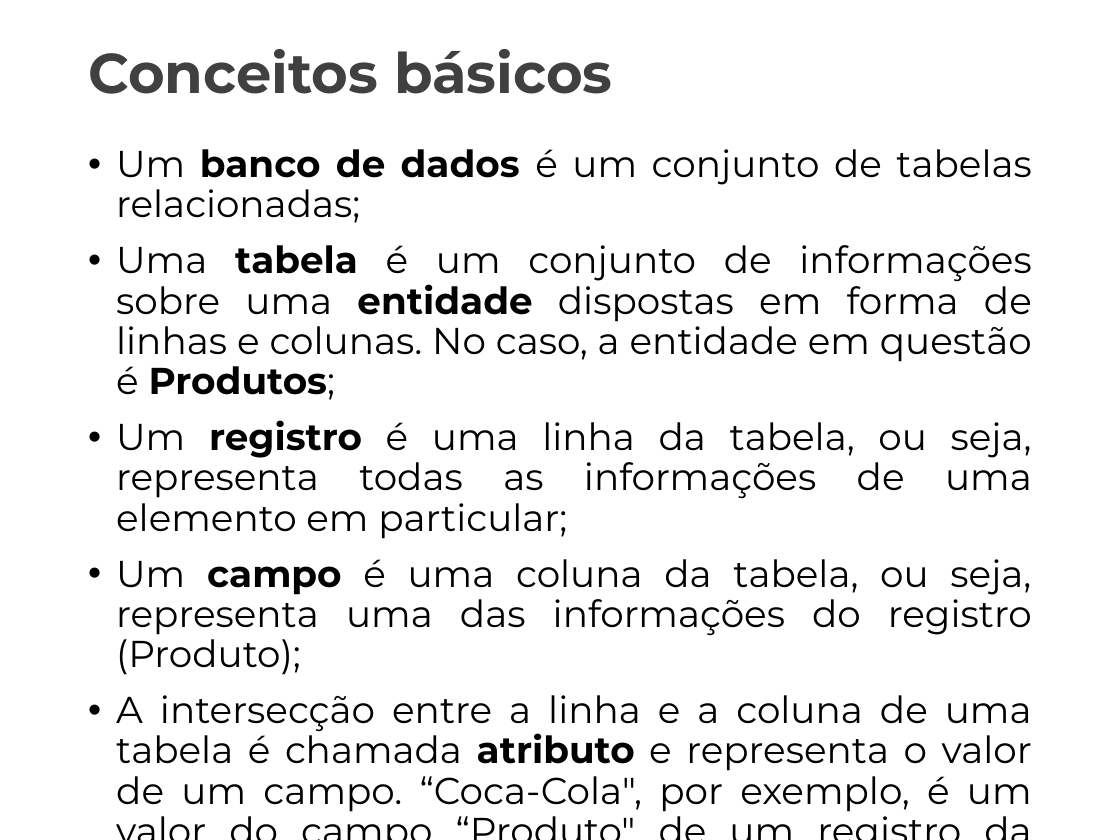
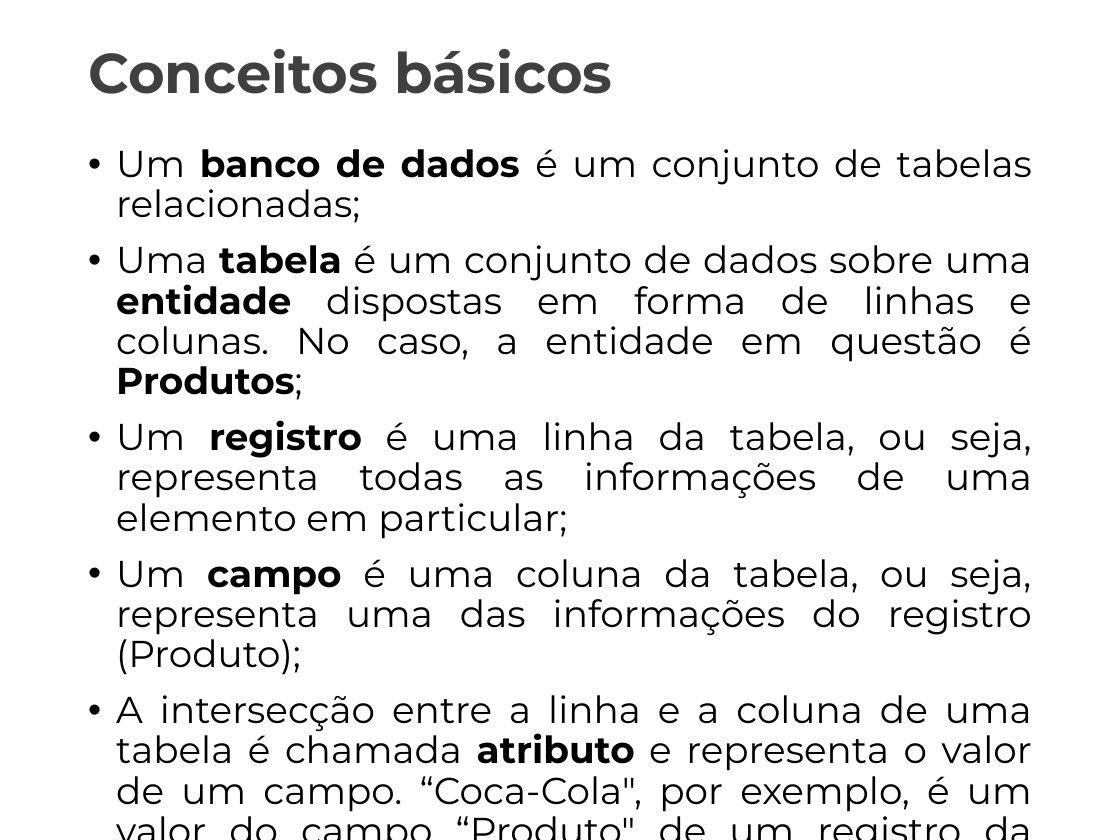
Before and after one commit to hinriqui/senai-sprint-1-bd, a slide deck: slide 5 of aulas/Aula_03_BD.pptx. Drawn at 1120x840 pixels with LibreOffice and Linux fonts; fonts in the diff are those of the drawing; background and template pictures are left out. Boxes give left, top, right and bottom in pixels: in the first picture for what was removed or moved away, otherwise in the second. Text is boxed around its words. In the diff, an @@ line names an element or a change of style, - is before the commit and + after.

```diff
--- a/aulas/Aula_03_BD.pptx
+++ b/aulas/Aula_03_BD.pptx
@@ text at [116,245,1032,400]: text changed @@
-• Uma tabela é um conjunto de informações sobre uma entidade dispostas em forma de linhas e colunas. No caso, a entidade em questão é Produtos;
+• Uma tabela é um conjunto de dados sobre uma entidade dispostas em forma de linhas e colunas. No caso, a entidade em questão é Produtos;
```
Also in this commit, not shown: 24 other files.
